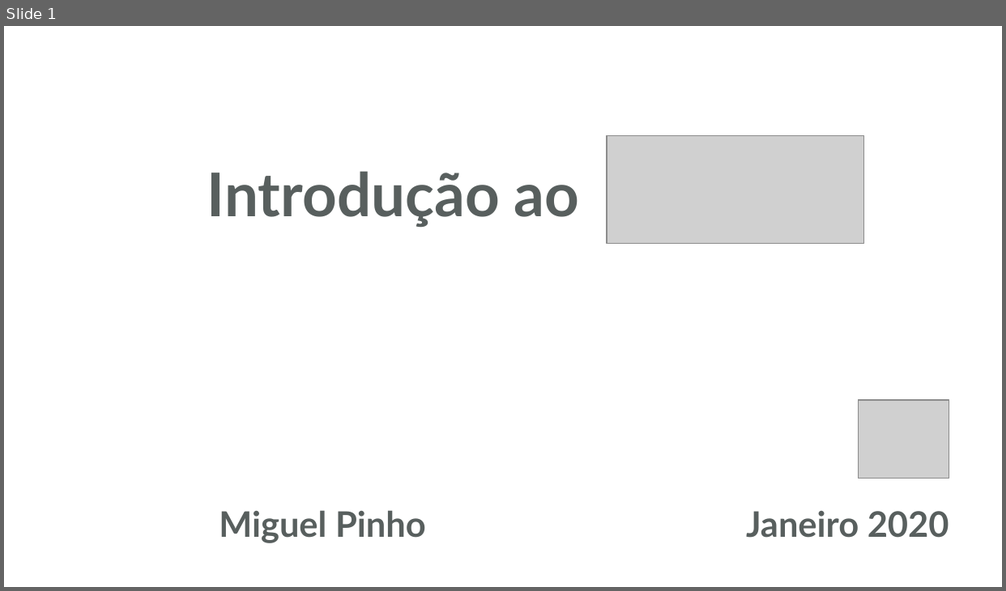
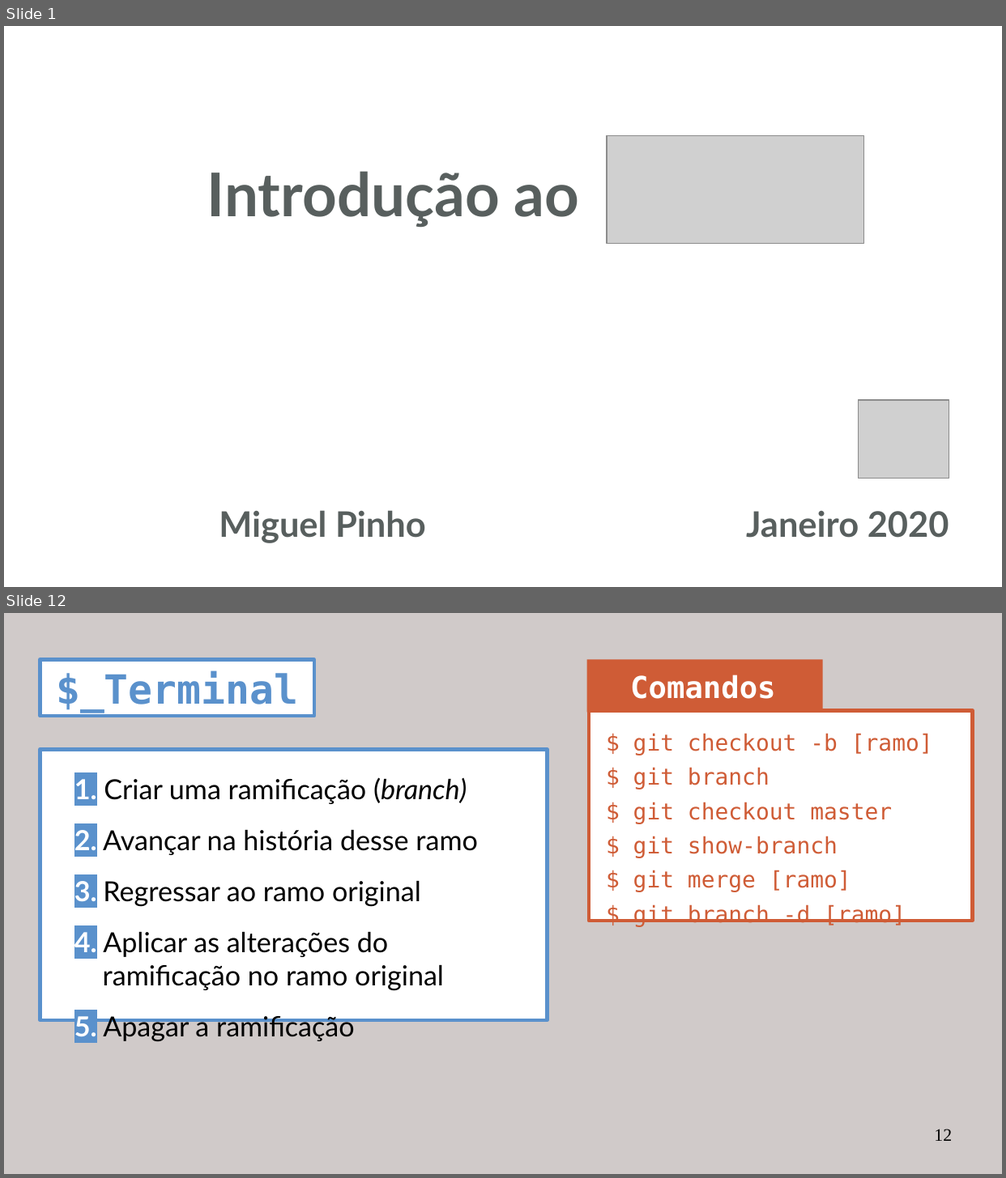
Before and after one commit to miguelpinho/git-lecture, a slide deck: lecture_pt.odp. Shown one above the other, each under a label of ours: slide 1 before the commit, slides 1 and 12 after it; the slides between them are not shown. The pictures are 1006x591 and 1006x1178 pixels, drawn with LibreOffice and Linux fonts; fonts in the diff are those of the drawing; grey boxes stand for pictures. Boxes give left, top, right and bottom in pixels: in the first picture for what was removed or moved away, otherwise in the second. Text is boxed around its words. In the diff, an @@ line names an element or a change of style, - is before the commit and + after.

```diff
--- a/lecture_pt.odp
+++ b/lecture_pt.odp
@@ slide 12 added at (x1=4, y1=613, x2=1002, y2=1174), background #D0CAC9 @@
@@ rectangle added at (x1=40, y1=659, x2=314, y2=715), fill #FFFFFF, outline #5A91CC 2.89 pt @@
@@ rectangle added at (x1=587, y1=659, x2=823, y2=712), fill #CF5C36 @@
@@ text added at (x1=56, y1=671, x2=298, y2=713), 32 pt, text #5A91CC, bold @@
+$_Terminal
@@ text added at (x1=630, y1=675, x2=775, y2=699), 24 pt, text #FFFFFF, bold @@
+Comandos
@@ rectangle added at (x1=589, y1=711, x2=973, y2=921), fill #FFFFFF, outline #CF5C36 2.89 pt @@
@@ text added at (x1=633, y1=733, x2=933, y2=926), 18 pt, text #CF5C36 @@
+$ git checkout -b [ramo]
+$ git branch
+$ git checkout master
+$ git show-branch
+$ git merge [ramo]
+$ git branch -d [ramo]
@@ rectangle added at (x1=40, y1=750, x2=548, y2=1020), fill #FFFFFF, outline #5A91CC 2.89 pt @@
@@ text added at (x1=74, y1=777, x2=477, y2=1042), 22 pt, text #000000 @@
+1. Criar uma ramificação (branch)
+2. Avançar na história desse ramo
+3. Regressar ao ramo original
+4. Aplicar as alterações do ramificação no ramo original
+5. Apagar a ramificação
@@ page number added at (x1=934, y1=1129, x2=952, y2=1141), 14 pt, text #000000 @@
+12
```
Also in this commit, not shown: 3 slides changed, 11 other slides added.
